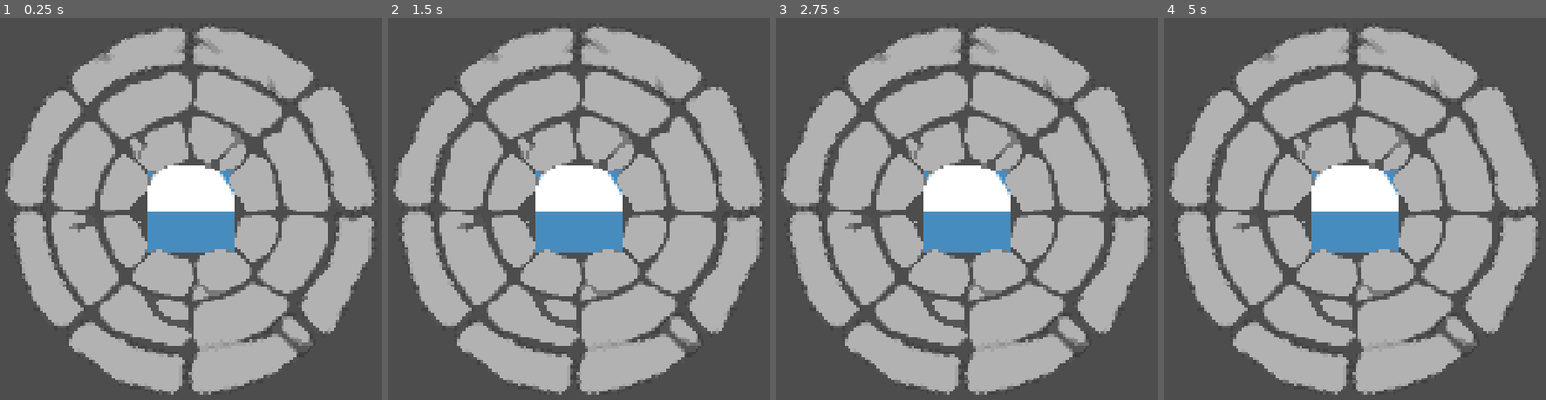
Above: before the commit, frames 1-4 (left to right).
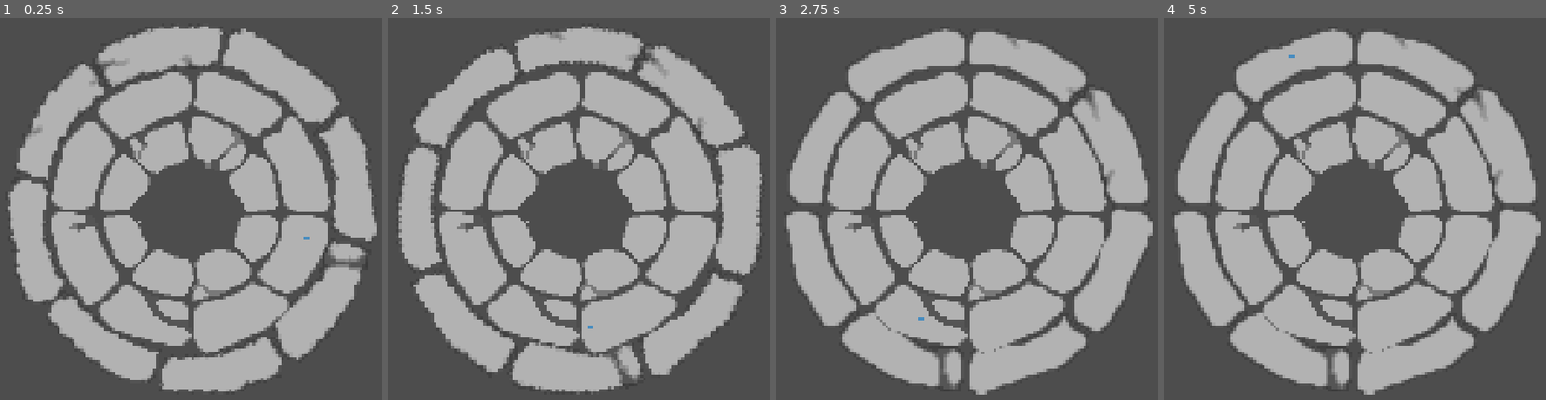
Above: after the commit, the same moments.

Repository: theophylaktos/sanocho-ygda-jam-2026
Game: Godot game, scene res://main/main.tscn
Two runs of this game, one before a commit and one after it. Both use one fixed random seed, a clock stepped at 60 frames per second and the inputs below. The engine's default icon, where the game draws it, is replaced by a stand-in: a white triangle on a blue panel in a dark square.
Inputs:
- Up to frame 1 (0.25 s): no input
- Up to frame 2 (1.5 s): no input
- Up to frame 3 (2.75 s): no input
- Up to frame 4 (5 s): tap Enter at 2.75, 4.25 s; tap Space at 3.5 s

The runs differ from the first frame. In frame 1, 14% of the frame differs, in the area x 1-99%, y 2-99%; in frame 2, 14%; in frame 3, 11%; in frame 4, 11%.

Commit message:
more rotation (so themeful ik)

Diff:
--- a/globals/game_state/game_state.gd
+++ b/globals/game_state/game_state.gd
@@ -1,14 +1,14 @@
 extends Node
 
 var object_locations: Array[Array] = []
+
+var angle: Array[float] = [22.5, 67.5, 112.5, 157.5, 202.5, 247.5, 292.5, 337.5]
+var distance: Array[int] = [25, 41, 57]
 
 func _init() -> void:
 	object_locations.resize(3)
 	for array in object_locations:
 		array.resize(8)
-
-var angle: Array[float] = [22.5, 67.5, 112.5, 157.5, 202.5, 247.5, 292.5, 337.5]
-var distance: Array[int] = [90, 180, 270]
 
 func positionNode(global: Node2D, local: Node2D, degree: int, ring: int, time: float):
 	object_locations[ring][degree] = global
@@ -29,3 +29,20 @@
 	)
 
 	tween.parallel().tween_property(local, "position", Vector2(distance[ring], 0), time)
+
+func rotateRing(ring: int, ring_parent: Node, degree: int, direction: int, time: float):
+	var tween: Tween = get_tree().create_tween()
+	tween.tween_property(ring_parent, "rotation", ring_parent.rotation + (degree * (PI / 4)), time)
+	#for node in ring_parent:
+		#tween.parallel().tween_property(node, "rotation", node.rotation + angle[degree], time)
+
+	#if direction == 1:
+		#var temp: Node = object_locations[ring][7]
+		#for i in object_locations[ring].size() - 2:
+			#object_locations[ring][i] = object_locations[ring][i+1]
+		#object_locations[ring][0] = temp
+	#if direction == -1:
+		#var temp: Node = object_locations[ring][0]
+		#for i in object_locations[ring].size() - 2:
+			#object_locations[ring][i+1] = object_locations[ring][i]
+		#object_locations[ring][7] = temp
--- a/main/main.gd
+++ b/main/main.gd
@@ -1 +1,4 @@
 extends Node2D
+
+func _ready() -> void:
+	GameState.rotateRing(1, $Rings/RingOne, 2, 1, 2)
--- a/main/main.tscn
+++ b/main/main.tscn
@@ -1,34 +1,37 @@
 [gd_scene format=3 uid="uid://j0l0agjlk84b"]
 
 [ext_resource type="PackedScene" uid="uid://m2cldvo15avu" path="res://player/player.tscn" id="1_53q0u"]
-[ext_resource type="Texture2D" uid="uid://bgpt8mmii3gp3" path="res://1 assets/icon.svg" id="2_pjrb6"]
+[ext_resource type="Script" uid="uid://b3j75vuo2n56a" path="res://main/main.gd" id="1_kfbq2"]
 [ext_resource type="Texture2D" uid="uid://d2difdoi4qxr2" path="res://1 assets/programmer_art/ringone.png" id="3_kfbq2"]
 [ext_resource type="Texture2D" uid="uid://w0u5i3jfysl6" path="res://1 assets/programmer_art/ringthree.png" id="4_4dugh"]
 [ext_resource type="Texture2D" uid="uid://day272fq88gjy" path="res://1 assets/programmer_art/ringtwo.png" id="5_67ri8"]
 [ext_resource type="Shader" uid="uid://d27onf0kabegd" path="res://main/testpixelation.gdshader" id="6_grrlh"]
 
+[sub_resource type="ViewportTexture" id="ViewportTexture_fngjv"]
+viewport_path = NodePath("Rings")
+
 [sub_resource type="ShaderMaterial" id="ShaderMaterial_kfbq2"]
 shader = ExtResource("6_grrlh")
 shader_parameter/pixel_size = 1
 
-[sub_resource type="ViewportTexture" id="ViewportTexture_fngjv"]
-viewport_path = NodePath("Rings")
-
 [node name="Main" type="Node2D" unique_id=1035895957]
-
-[node name="Global" parent="." unique_id=2070042470 instance=ExtResource("1_53q0u")]
+script = ExtResource("1_kfbq2")
 
 [node name="Camera2D" type="Camera2D" parent="." unique_id=1660505547]
 zoom = Vector2(4, 4)
 
-[node name="Sprite2D5" type="Sprite2D" parent="." unique_id=890723379]
-texture = ExtResource("2_pjrb6")
-region_enabled = true
-region_rect = Rect2(50, 50, 30, 30)
+[node name="Sprite2D" type="Sprite2D" parent="." unique_id=2055199253]
+texture = SubResource("ViewportTexture_fngjv")
 
 [node name="Rings" type="SubViewport" parent="." unique_id=1282565648]
 transparent_bg = true
 size = Vector2i(128, 128)
+
+[node name="RingOne" type="Sprite2D" parent="Rings" unique_id=1621549551]
+material = SubResource("ShaderMaterial_kfbq2")
+position = Vector2(64, 64)
+scale = Vector2(0.9999999, 0.9999999)
+texture = ExtResource("3_kfbq2")
 
 [node name="RingTwo" type="Sprite2D" parent="Rings" unique_id=1586691060]
 position = Vector2(64, 64)
@@ -39,12 +42,4 @@
 position = Vector2(64, 64)
 texture = ExtResource("4_4dugh")
 
-[node name="RingOne" type="Sprite2D" parent="Rings" unique_id=1621549551]
-material = SubResource("ShaderMaterial_kfbq2")
-position = Vector2(64, 64)
-rotation = 0.7853982
-scale = Vector2(0.99999994, 0.99999994)
-texture = ExtResource("3_kfbq2")
-
-[node name="Sprite2D" type="Sprite2D" parent="." unique_id=2055199253]
-texture = SubResource("ViewportTexture_fngjv")
+[node name="Global" parent="." unique_id=2070042470 instance=ExtResource("1_53q0u")]
--- a/player/player.gd
+++ b/player/player.gd
@@ -9,7 +9,7 @@
 	await get_tree().create_timer(3).timeout
 	GameState.positionNode(self, $Local, 5, 2, 2)
 	print(GameState.object_locations)
-
+	await get_tree().create_timer(3).timeout
 
 func _process(_delta: float) -> void:
 	pass
--- a/player/player.tscn
+++ b/player/player.tscn
@@ -7,9 +7,9 @@
 script = ExtResource("1_pjt0s")
 
 [node name="Local" type="Node2D" parent="." unique_id=772166326]
-position = Vector2(270, 0)
+position = Vector2(41, 0)
 
 [node name="Sprite2D" type="Sprite2D" parent="Local" unique_id=739250406]
 texture = ExtResource("1_glpr6")
 region_enabled = true
-region_rect = Rect2(50, 50, 30, 30)
+region_rect = Rect2(50, 50, 2, 1)
